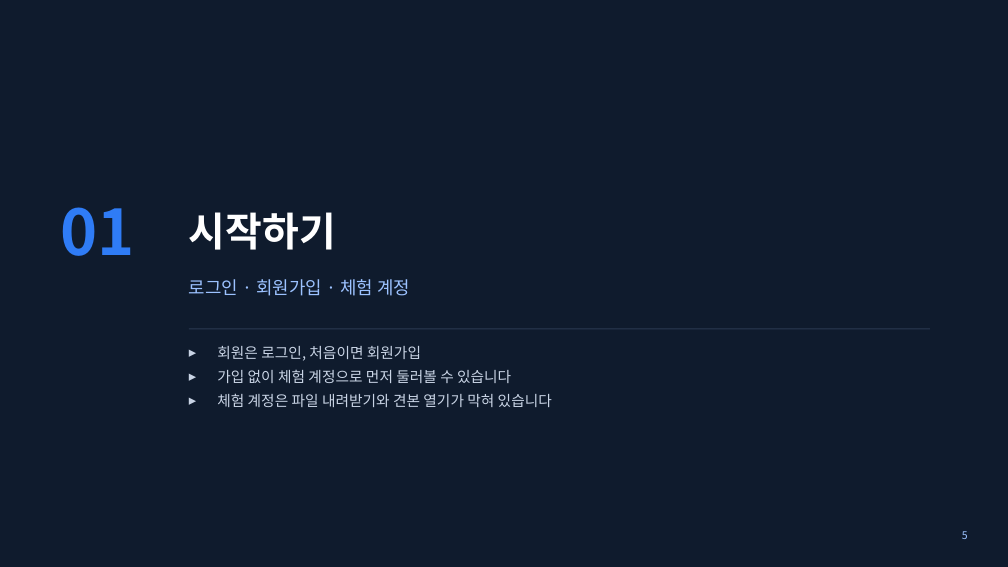
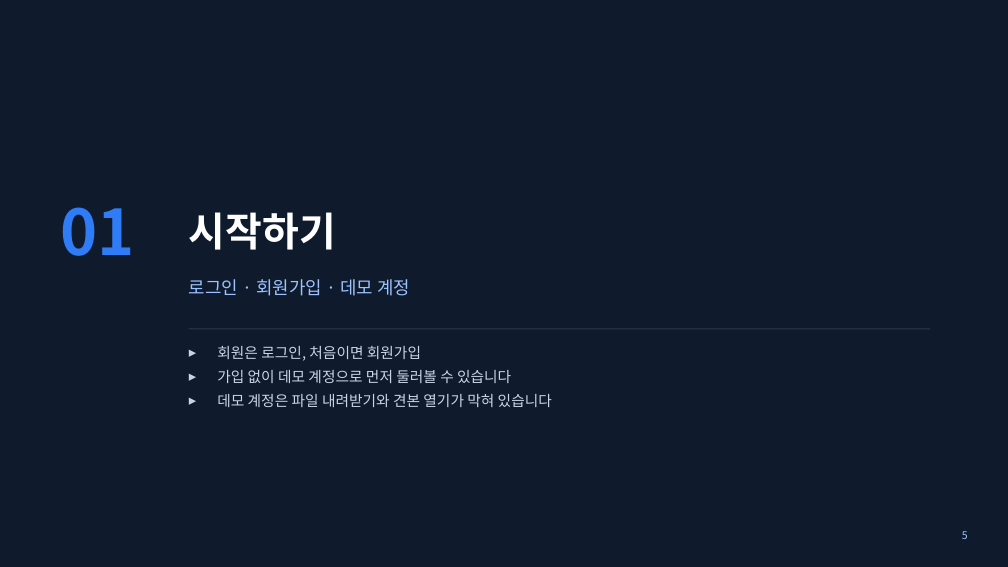
Before and after one commit to waceinc/vexplor-aas, a slide deck: slide 5 of VEXPLOR_AAS_Studio_user_manual.pptx. Drawn at 1008x567 pixels with LibreOffice and Linux fonts; fonts in the diff are those of the drawing. Boxes give left, top, right and bottom in pixels: in the first picture for what was removed or moved away, otherwise in the second. Text is boxed around its words. In the diff, an @@ line names an element or a change of style, - is before the commit and + after.

Commit message:
소개 페이지 — 데모 계정 demo / 0629 · 로그인 그림 · 사용자 매뉴얼 새 판

```diff
--- a/VEXPLOR_AAS_Studio_user_manual.pptx
+++ b/VEXPLOR_AAS_Studio_user_manual.pptx
@@ text at (189,279,410,296): text changed @@
-로그인 · 회원가입 · 체험 계정
+로그인 · 회원가입 · 데모 계정
@@ text at (217,370,552,407): text changed @@
-▸ 가입 없이 체험 계정으로 먼저 둘러볼 수 있습니다
-▸ 체험 계정은 파일 내려받기와 견본 열기가 막혀 있습니다
+▸ 가입 없이 데모 계정으로 먼저 둘러볼 수 있습니다
+▸ 데모 계정은 파일 내려받기와 견본 열기가 막혀 있습니다
```
Also in this commit, not shown: 11 other slides changed, 1 slide added, 2 other files.
